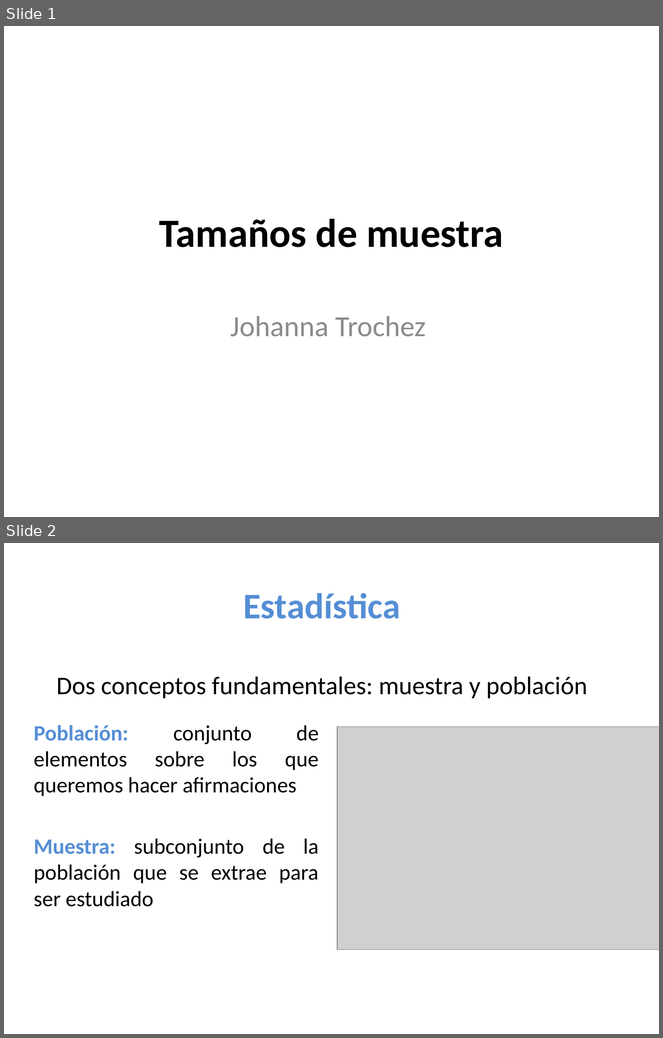
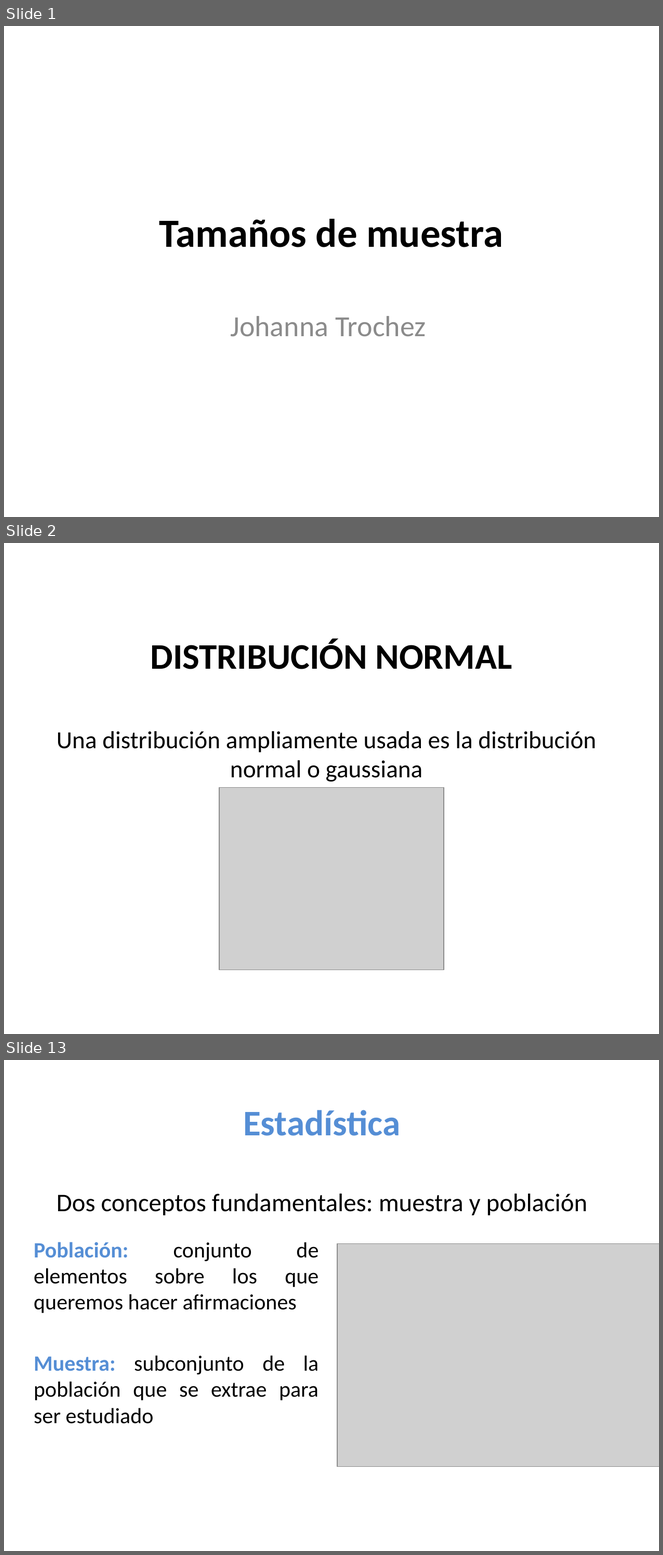
Before and after one commit to estadisticaITM/estadisticaITM.github.io, a slide deck: Tamaños de muestra.pptx. Shown one above the other, each under a label of ours: slides 1 and 2 before the commit, slides 1, 2 and 13 after it; the slides between them are not shown. The pictures are 663x1038 and 663x1555 pixels, drawn with LibreOffice and Linux fonts; fonts in the diff are those of the drawing; grey boxes stand for pictures. Boxes give left, top, right and bottom in pixels: in the first picture for what was removed or moved away, otherwise in the second. Text is boxed around its words. In the diff, an @@ line names an element or a change of style, - is before the commit and + after.

```diff
--- a/Tamaños de muestra.pptx
+++ b/Tamaños de muestra.pptx
@@ slide 2 added at (x1=4, y1=543, x2=659, y2=1034), background #FFFFFF @@
@@ title added at (x1=151, y1=639, x2=513, y2=669), 39.6 pt, text #000000, bold @@
+DISTRIBUCIÓN NORMAL
@@ text added at (x1=57, y1=731, x2=596, y2=782), 27 pt, text #000000 @@
+Una distribución ampliamente usada es la distribución normal o gaussiana
@@ picture added at (x1=220, y1=787, x2=444, y2=970) @@
@@ what was slide 2 is now slide 13 @@
```
Also in this commit, not shown: 10 other slides added, 13 other files.
